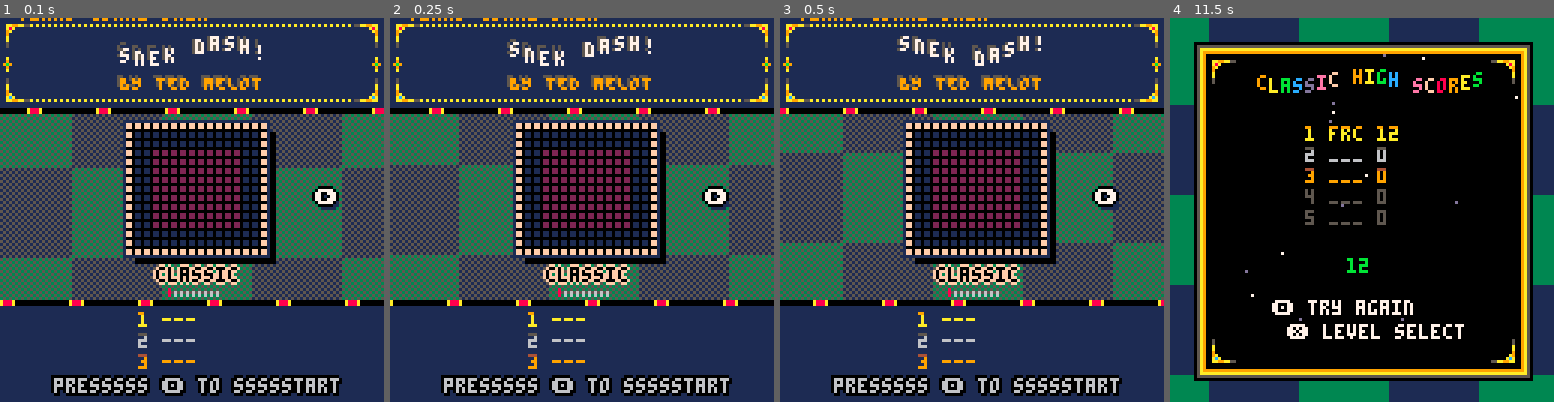
Above: before the commit, frames 1-4 (left to right).
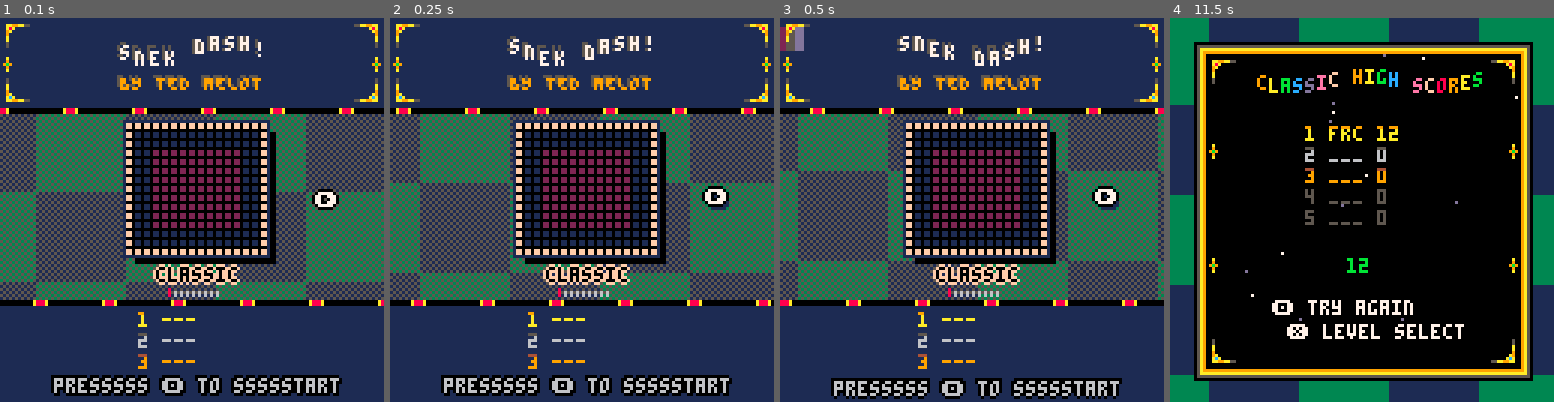
Above: after the commit, the same moments.

Repository: tmelot2/pico-8
Game: PICO-8 cartridge snekdash.p8
Same seed, same stepped clock (60 frames per second), same inputs: the game is played once before the commit and once after it.
Inputs:
- Up to frame 1 (0.1 s): no input
- Up to frame 2 (0.25 s): no input
- Up to frame 3 (0.5 s): tap X (X key) at 0.33 s
- Up to frame 4 (11.5 s): tap O (Z key) at 0.7, 1.7, 2.1, 2.5, 2.9, 3.3, 3.7, 4.1, 4.5, 4.9, 5.3, 5.7, 6.1, 6.5, 6.9, 7.3, 7.7, 8.1, 8.5, 8.9, 9.3, 9.7, 10.1, 10.5, 10.9, 11.3 s; tap X (X key) at 1.07, 1.85, 2.97, 4.08, 5.2, 6.32, 7.43, 8.55, 9.67, 10.78 s; hold Right 1.6-2.1 s; hold Up 2.15-2.42 s; hold Right 2.47-3.03 s; hold Left 3.08-3.58 s; hold Down 3.63-3.97 s; hold Right 4.02-4.68 s; hold Up 4.73-5.03 s; hold Left 5.08-5.68 s; hold Down 5.73-6.03 s; hold Right 6.08-6.58 s; hold Right 6.63-7.13 s; hold Up 7.18-7.45 s; hold Right 7.5-8.07 s; hold Left 8.12-8.62 s; hold Down 8.67-9 s; hold Right 9.05-9.72 s; hold Up 9.77-10.07 s; hold Left 10.12-10.72 s; hold Down 10.77-11.07 s; hold Right from 11.12 s (still down)

The runs differ from the first frame. In frame 1, 12% of the frame differs, in the area x 0-100%, y 0-75%; in frame 2, 12%; in frame 3, 13%, in the area x 0-100%, y 0-100%; in frame 4, 0.2%.

Commit message:
Title screen big snek, high score updates

Diff:
--- a/snekdash.p8
+++ b/snekdash.p8
@@ -169,12 +169,13 @@
 
 -- atitle
 function titleinit()
-	timer=80
+	timer=0
 	slt=5 -- select level timer, for anim
 	dir=0 --0 left, 1 right
-  scd={t=0, y=-5, v=2} -- snek color display
+  scd={t=0, y=-15, v=2} -- snek color display
 	if (play_music) music(3)
 	hs=read_scores(curLevel)
+  bigsnektimer=0
 end
 
 function titleupdate()
@@ -295,8 +296,23 @@
   -- fillp(0x8421.8)
   -- rectfill(2,2,125,27,2)
   -- fillp()
-  dottedLine(3,2,125,2,2,10)
-  dottedLine(3,27,125,27,2,10)
+  -- dottedLine(3,2,125,2,2,10)
+  -- dottedLine(3,27,125,27,2,10)
+
+  -- big snek bg
+  bigsnektimer+=1
+  if bigsnektimer%275==0 then
+    bigsnektimer=0
+  end
+  w=3
+  h=7
+  c={2,5,13}
+  for i=-4,-40,-1 do
+    x=bigsnektimer+(i*3)
+    y=10+h*sin((i+bigsnektimer)/44)
+    cc=c[i%3+1]
+    rectfill(x,y,x+w,y+h,cc)
+  end
 
   local titletxt="snek dash!"
   x=29
@@ -393,7 +409,7 @@
     end
   end
 
-  -- corner flourishes
+  -- corner ornaments
   spr(45,2,20,1,1,false,false) -- top half, bottom left
   spr(45,118,20,1,1,true,false) -- top half, bottom right
   spr(29,2,2,1,1,false,true) -- top half, top left
@@ -1072,7 +1088,7 @@
   rectfill(0+padding,padding,128-padding,116,0)
 
   -- stars
-  clip(12,12,128-12,108)
+  clip(12,12,128-0,108)
   for i=1,#stars do
     pset(stars[i].x, stars[i].y, stars[i].c)
   end
@@ -1118,6 +1134,10 @@
   spr(29,107,14,1,1,true,true)
   spr(45,14,107,1,1,false,false)
   spr(45,107,107,1,1,true,false)
+  spr(61,11,41)
+  spr(61,111,41)
+  spr(61,11,79)
+  spr(61,111,79)
 end
 
 
